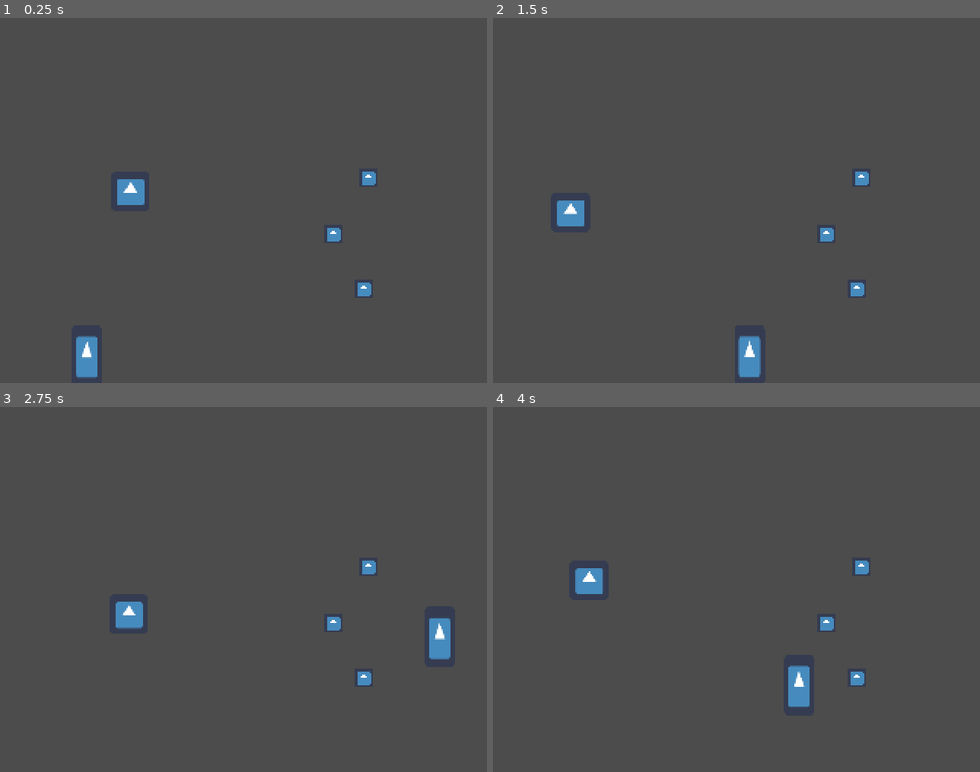
Above: before the commit, frames 1-4 (two rows, left to right).
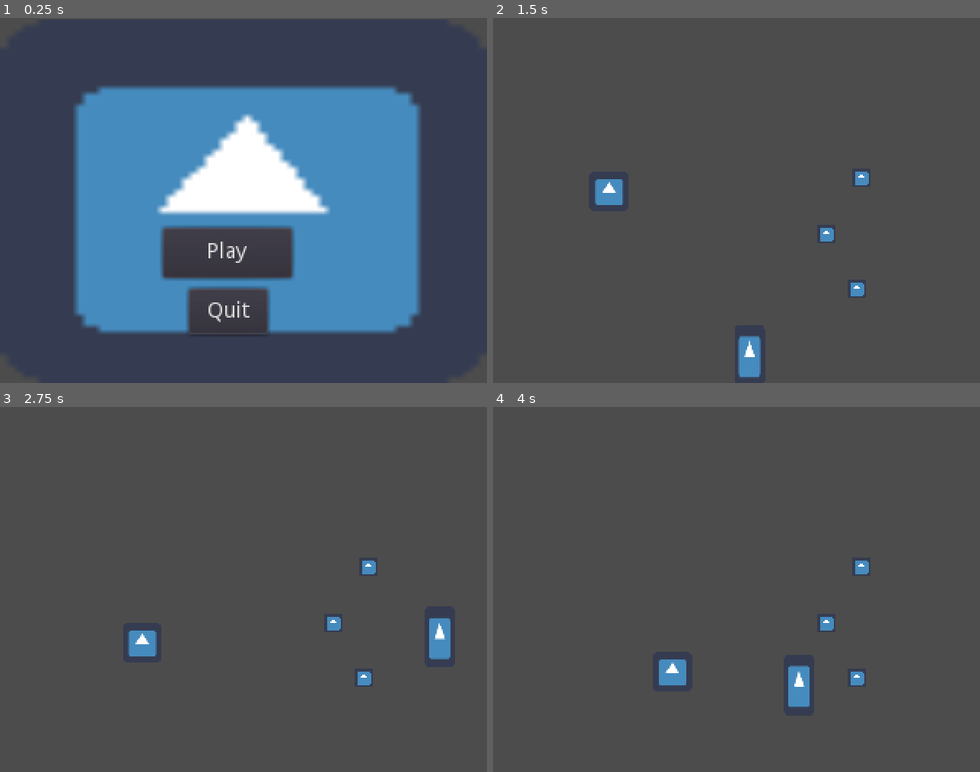
Above: after the commit, the same moments.

Repository: Luxxdev/GameJamPlus
Game: Godot game, scene res://Scenes/TitleScreen.tscn
The game is run twice, just before and just after one commit, with the same random seed, the same clock (stepped at 60 frames per second) and the same inputs. Before the commit the project starts from res://Scenes/TestScene.tscn. The engine's default icon, where the game draws it, is replaced by a stand-in: a white triangle on a blue panel in a dark square.
Inputs (mouse positions are in pixels of both pictures, inside the frame that each line leads up to):
- Up to frame 1 (0.25 s): no input
- Up to frame 2 (1.5 s): click (721, 251) at 0.5 s, where only the run after the commit has a clickable "Play"; hold Right (ui_right) from 1.28 s (still down); tap C (Dash) at 1.35 s
- Up to frame 3 (2.75 s): keep holding Right (ui_right); tap Space (Jump) at 1.52, 2.27 s; tap C (Dash) at 2.1 s
- Up to frame 4 (4 s): release Right (ui_right) at 2.78 s; hold Left (ui_left) 2.78-3.53 s; tap C (Dash) at 2.85, 3.6 s; hold Right (ui_right) from 3.53 s (still down); tap Space (Jump) at 3.77 s

The runs differ from the first frame. In frame 1, 43% of the frame differs, in the area x 15-87%, y 18-99%; in frame 2, 0.8%; in frame 3, 0.8%; in frame 4, 0.8%.

Commit message:
Title Screen functional

Diff:
--- a/Scenes/TestScene.tscn
+++ b/Scenes/TestScene.tscn
@@ -84,7 +84,7 @@
 shape = SubResource( 6 )
 
 [node name="Path2D" type="Path2D" parent="."]
-position = Vector2( 69.0001, 120 )
+position = Vector2( 92.5873, 120 )
 scale = Vector2( 0.4, 0.4 )
 curve = SubResource( 4 )
 
--- /dev/null
+++ b/Scenes/TitleScreen.tscn
@@ -0,0 +1,38 @@
+[gd_scene load_steps=3 format=2]
+
+[ext_resource path="res://Scripts/MenuButton.gd" type="Script" id=1]
+[ext_resource path="res://icon.png" type="Texture" id=2]
+
+[node name="Control" type="Node2D"]
+
+[node name="Sprite" type="Sprite" parent="."]
+position = Vector2( 160, 120.5 )
+scale = Vector2( 5, 3.73438 )
+texture = ExtResource( 2 )
+
+[node name="Control" type="Control" parent="."]
+anchor_right = 1.0
+anchor_bottom = 1.0
+margin_right = 258.0
+margin_bottom = 177.0
+
+[node name="Play" type="Button" parent="Control"]
+margin_left = 107.0
+margin_top = 138.0
+margin_right = 192.0
+margin_bottom = 171.0
+text = "Play"
+script = ExtResource( 1 )
+reference_path = "Play"
+
+[node name="Quit" type="Button" parent="Control"]
+margin_left = 124.0
+margin_top = 178.0
+margin_right = 176.0
+margin_bottom = 208.0
+text = "Quit"
+script = ExtResource( 1 )
+reference_path = "Quit"
+
+[connection signal="pressed" from="Control/Play" to="Control/Play" method="_on_Button_pressed"]
+[connection signal="pressed" from="Control/Quit" to="Control/Quit" method="_on_Button_pressed"]
--- /dev/null
+++ b/Scripts/MenuButton.gd
@@ -0,0 +1,14 @@
+extends Button
+
+export var reference_path = ""
+
+func _on_Button_pressed():
+	match reference_path:
+		"Play":
+			get_tree().change_scene("res://Scenes/TestScene.tscn")
+		"Replay":
+			get_tree().change_scene("res://Scenes/TitleScreen.tscn")
+		"Credits":
+			get_tree().change_scene("res://Scenes/TitleScreen.tscn")
+		"Quit":
+			get_tree().quit()
--- a/Scripts/PlayerScript.gd
+++ b/Scripts/PlayerScript.gd
@@ -158,7 +158,6 @@
 		else:
 			jumpDirection.x = moveDir.x * 2
 			motion.x = maxSpeed*(jumpDirection.x)
-
 		motion.y = jumpDirection.y * jumpHeight
 		#$JumpSound.play()
 		canDash = true
--- a/project.godot
+++ b/project.godot
@@ -11,7 +11,7 @@
 [application]
 
 config/name="VerticalMetroidV"
-run/main_scene="res://Scenes/TestScene.tscn"
+run/main_scene="res://Scenes/TitleScreen.tscn"
 config/icon="res://icon.png"
 
 [display]
Renamed: Objects/EnemySpawnerr.tscn -> Objects/EnemySpawner.tscn
Renamed: Objects/EnemySpawnerr.gd -> Scripts/EnemySpawner.gd
